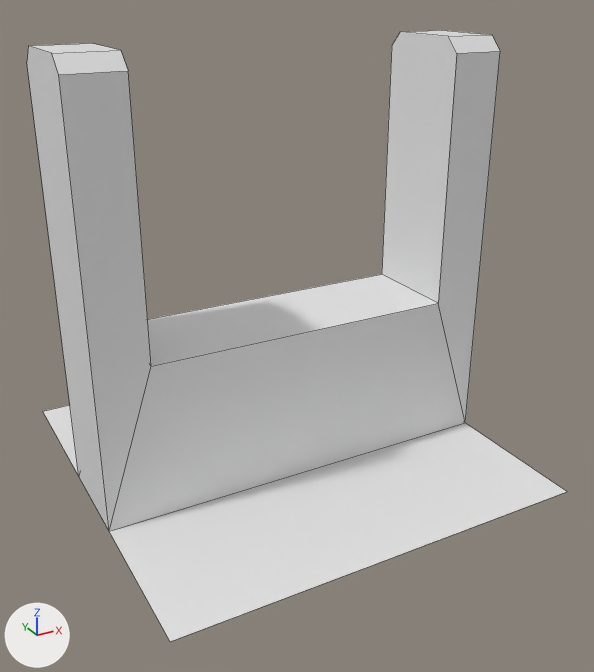
Renders of the FBX model Assets/_/Content/Meshes/mesh_Wall_Window.fbx from each side of a commit.
The view is the same before and after, from a 50 mm camera at (-1.71, -3.27, 2.25) aimed at (0.0, -0.15, 0.69). Every picture has the same lights, and +X, +Y and +Z are marked at lower left. Mesh edges are drawn as thin lines. Where no turn or scale is listed for an object, it has been applied to the vertices.

In view in the first picture: 'mesh_Wall_Window'.
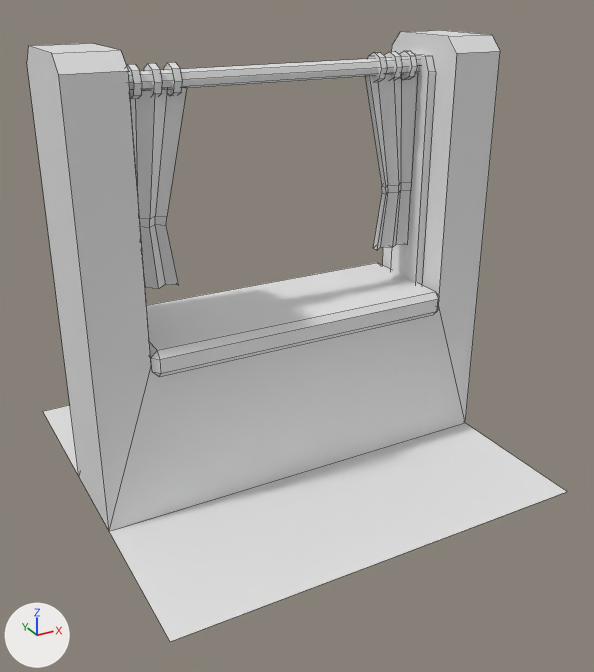
Commit message: Better Windows

Pixel boxes (x1, y1, x2, y2) of what changed, in the pictures (594 x 672 px):
part 1 of me_plane_004, added: after (144, 63, 163, 96)
part 2 of me_plane_004, added: after (128, 57, 419, 91)
part 3 of me_plane_004, added: after (127, 64, 142, 99)
part 4 of me_plane_004, added: after (164, 62, 182, 96)
part 5 of me_plane_004, added: after (384, 51, 403, 80)
part 6 of me_plane_004, added: after (368, 52, 388, 82)
part 7 of me_plane_004, added: after (399, 51, 418, 80)
part 8 of me_plane_004, added: after (365, 73, 417, 250)
part 9 of me_plane_004, added: after (130, 87, 186, 289)
part 10 of me_plane_004, added: after (146, 263, 439, 377)
part 11 of me_plane_004, added: after (390, 54, 436, 285)

Patch to the scene script:
```diff
--- a/Assets/_/Content/Meshes/mesh_Wall_Window.fbx.py
+++ b/Assets/_/Content/Meshes/mesh_Wall_Window.fbx.py
@@ me_plane_004 @@
 # used by ob_mesh_wall_window; location = (0.0, 0.0, 0.0)
-me_plane_004.from_pydata(...)  # 28 vertices, 19 faces; spans x -1.0..1.0, y -1.0..1.0, z 0.0..2.0
+me_plane_004.from_pydata(...)  # 268 vertices, 207 faces; spans x -1.0..1.0, y -1.0..1.0, z 0.0..2.0
+# me_plane_004 part 1: a new loose piece, an 8-sided cylinder along x spanning x -0.587..-0.555, y -0.065..0.065, z 1.801..1.931, in mat_material (its picture is missing)
+# me_plane_004 part 2: a new loose piece, an 8-sided cylinder along x spanning x -0.722..0.722, y -0.038..0.038, z 1.828..1.904, in mat_material (its picture is missing)
+# me_plane_004 part 3: a new loose piece, an 8-sided cylinder along x spanning x -0.67..-0.638, y -0.065..0.065, z 1.801..1.931, in mat_material (its picture is missing)
+# me_plane_004 part 4: a new loose piece, an 8-sided cylinder along x spanning x -0.504..-0.471, y -0.065..0.065, z 1.801..1.931, in mat_material (its picture is missing)
+# me_plane_004 part 5: a new loose piece, an 8-sided cylinder along x spanning x 0.564..0.597, y -0.065..0.065, z 1.801..1.931, in mat_material (its picture is missing)
+# me_plane_004 part 6: a new loose piece, an 8-sided cylinder along x spanning x 0.481..0.514, y -0.065..0.065, z 1.801..1.931, in mat_material (its picture is missing)
+# me_plane_004 part 7: a new loose piece, an 8-sided cylinder along x spanning x 0.648..0.68, y -0.065..0.065, z 1.801..1.931, in mat_material (its picture is missing)
+# me_plane_004 part 8: a new loose piece of 40 vertices spanning x 0.44..0.71, y -0.03..0.05, z 1.0..1.83, in mat_material (its picture is missing)
+# me_plane_004 part 9: a new loose piece of 40 vertices spanning x -0.71..-0.44, y -0.03..0.05, z 1.0..1.83, in mat_material (its picture is missing)
+# me_plane_004 part 10: a new loose piece of 24 vertices spanning x -0.75..0.75, y -0.28..0.28, z 0.7..0.82, in mat_material (its picture is missing)
+# me_plane_004 part 11
+# 12 vertices are added at x -0.75..0.71, y -0.11..0.11, z 0.66..1.91
+# 12 new vertices lie (0.04, 0.0, 0.0) away from vertices in x -0.75..0.71, y -0.11..0.11, z 0.66..1.91
+# 16 new faces join them
 me_plane_004.materials.append(mat_material)
```
